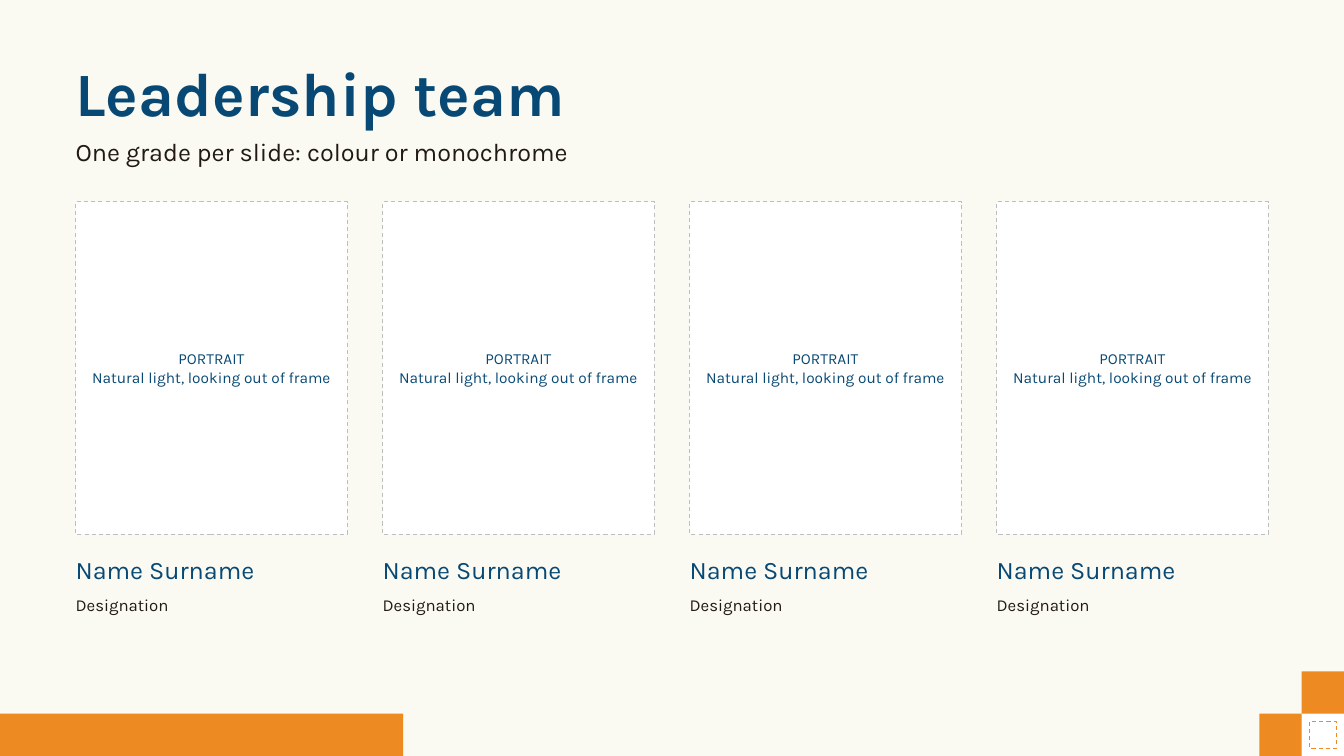
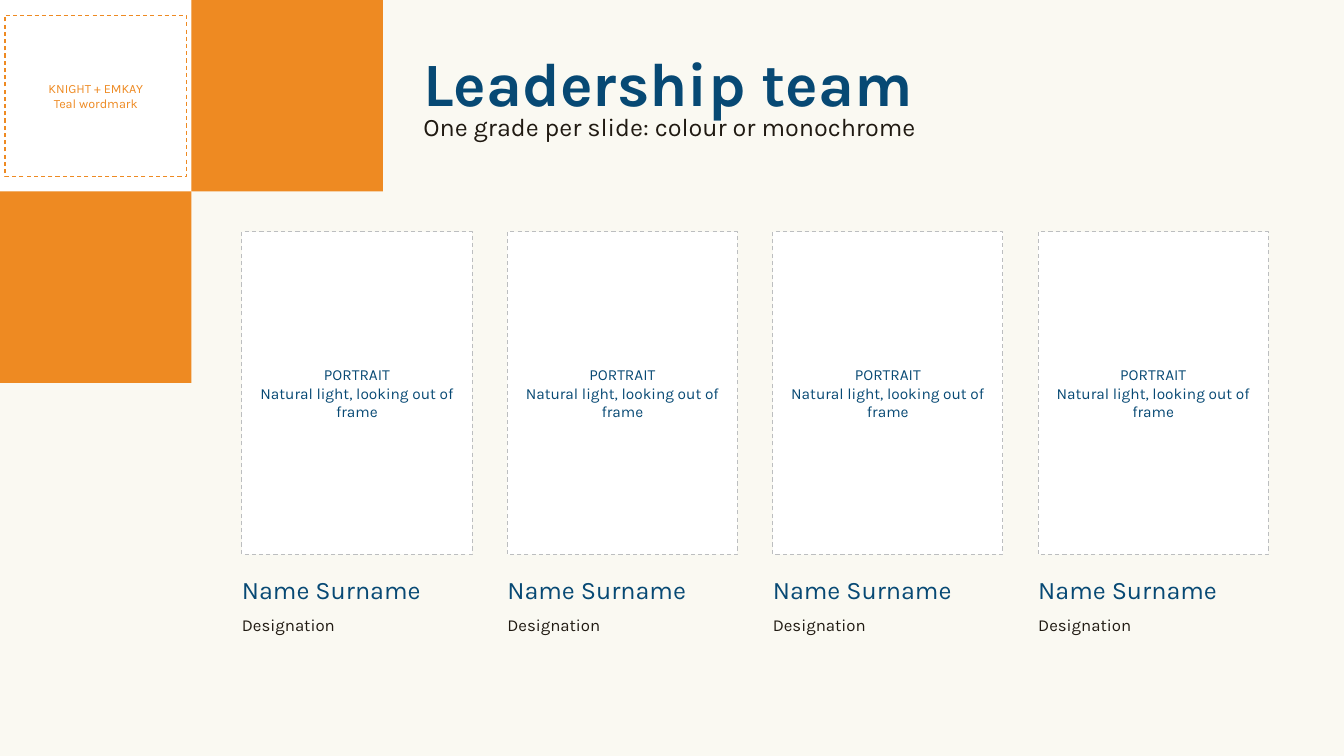
Before and after one commit to soumyakarwa/emkay-ppt-templates, a slide deck: slide 12 of Emkay_Master_Template.pptx. Drawn at 1344x756 pixels with LibreOffice and Linux fonts; fonts in the diff are those of the drawing. Boxes give left, top, right and bottom in pixels: in the first picture for what was removed or moved away, otherwise in the second. Text is boxed around its words. In the diff, an @@ line names an element or a change of style, - is before the commit and + after.

```diff
--- a/Emkay_Master_Template.pptx
+++ b/Emkay_Master_Template.pptx
@@ rectangle added at (0, 0, 192, 192), fill #FFFFFF @@
@@ rectangle added at (5, 15, 187, 176), outline #EE8A22 0.75 pt dashed, 9 pt, text #EE8A22 @@
+KNIGHT + EMKAY
+Teal wordmark
@@ rectangle added at (192, 0, 383, 192), fill #EE8A22 @@
@@ text "Leadership team": place and size @@
-text "Leadership team" at (76, 72, 564, 131)
+text "Leadership team" at (423, 62, 912, 121)
@@ text "One grade per slide: colour ..." rewrapped from (76, 143, 568, 167) to (423, 113, 916, 142) @@
@@ rectangle added at (0, 192, 192, 383), fill #EE8A22 @@
@@ rectangle "PORTRAIT": place and size @@
-rectangle "PORTRAIT" at (76, 202, 348, 534)
+rectangle "PORTRAIT" at (242, 232, 472, 555)
@@ rectangle "PORTRAIT": place and size @@
-rectangle "PORTRAIT" at (383, 202, 655, 534)
+rectangle "PORTRAIT" at (507, 232, 737, 555)
@@ rectangle "PORTRAIT": place and size @@
-rectangle "PORTRAIT" at (690, 202, 962, 534)
+rectangle "PORTRAIT" at (773, 232, 1003, 555)
@@ rectangle "PORTRAIT": place and size @@
-rectangle "PORTRAIT" at (997, 202, 1269, 534)
+rectangle "PORTRAIT" at (1038, 232, 1268, 555)
@@ text "Name Surname": place and size @@
-text "Name Surname" at (76, 563, 254, 580)
+text "Name Surname" at (242, 583, 420, 600)
@@ text "Name Surname": place and size @@
-text "Name Surname" at (383, 563, 561, 580)
+text "Name Surname" at (507, 583, 686, 600)
@@ text "Name Surname": place and size @@
-text "Name Surname" at (690, 563, 868, 580)
+text "Name Surname" at (773, 583, 951, 600)
@@ text "Name Surname": place and size @@
-text "Name Surname" at (997, 563, 1175, 580)
+text "Name Surname" at (1038, 583, 1217, 600)
@@ text "Designation": place and size @@
-text "Designation" at (76, 599, 169, 615)
+text "Designation" at (242, 619, 335, 635)
@@ text "Designation": place and size @@
-text "Designation" at (383, 599, 476, 615)
+text "Designation" at (507, 619, 600, 635)
@@ text "Designation": place and size @@
-text "Designation" at (690, 599, 783, 615)
+text "Designation" at (773, 619, 866, 635)
@@ text "Designation": place and size @@
-text "Designation" at (997, 599, 1090, 615)
+text "Designation" at (1038, 619, 1131, 635)
@@ rectangle removed at (1302, 671, 1344, 714) @@
@@ rectangle removed at (0, 714, 403, 756) @@
@@ rectangle removed at (1259, 714, 1302, 756) @@
@@ rectangle removed at (1302, 714, 1344, 756) @@
@@ rectangle removed at (1310, 722, 1337, 749) @@
```
Also in this commit, not shown: 13 other slides changed, 3 other files.
